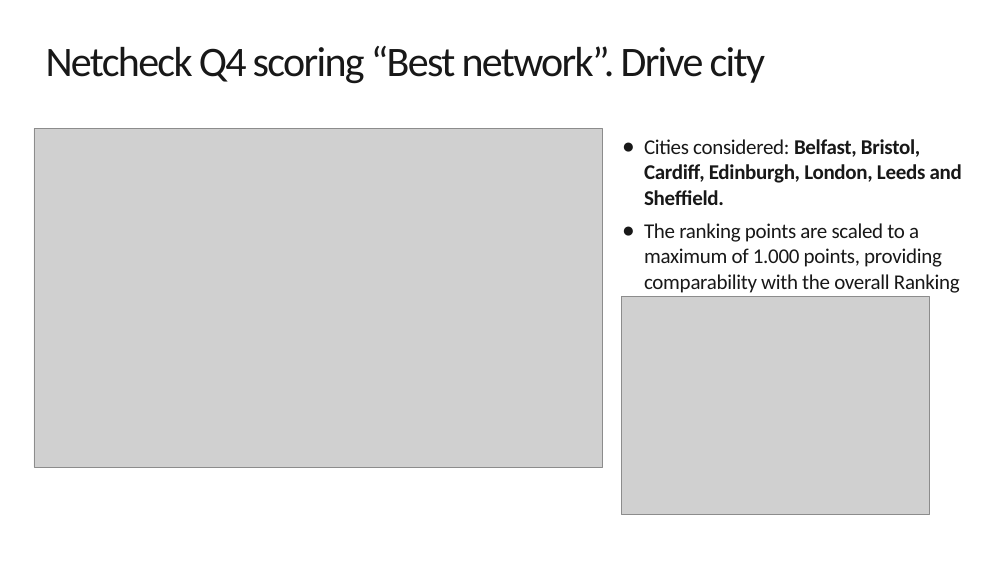
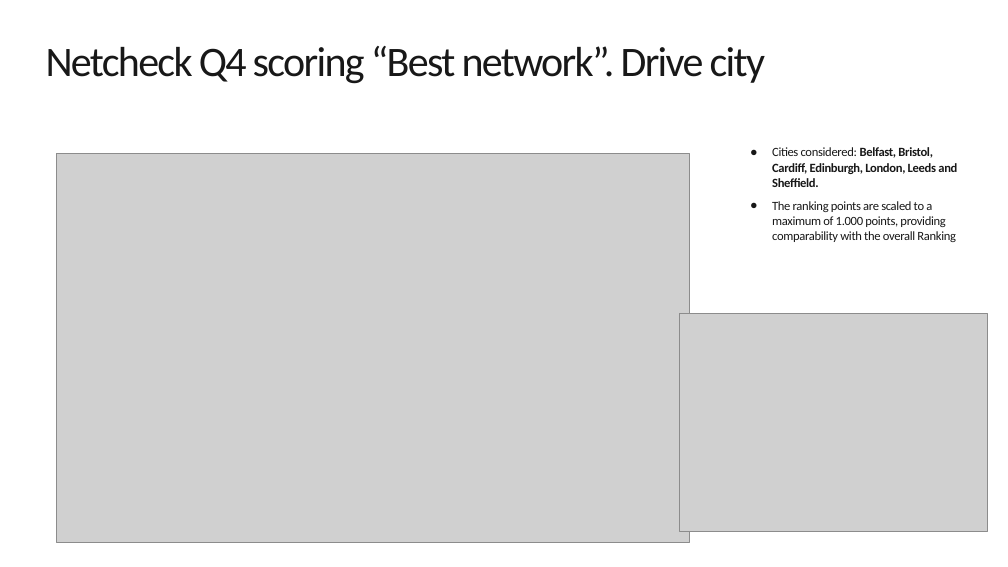
Before and after one commit to jaimetur/DashboardAnalytic, a slide deck: slide 3 of assets/templates/Template_CDR_NSA_analysis.pptx. Drawn at 1008x567 pixels with LibreOffice and Linux fonts; fonts in the diff are those of the drawing; grey boxes stand for pictures; background and template pictures are left out. Boxes give left, top, right and bottom in pixels: in the first picture for what was removed or moved away, otherwise in the second. Text is boxed around its words. In the diff, an @@ line names an element or a change of style, - is before the commit and + after.

```diff
--- a/assets/templates/Template_CDR_NSA_analysis.pptx
+++ b/assets/templates/Template_CDR_NSA_analysis.pptx
@@ text "Cities considered: Belfast, Bristol, Cardiff, ...": place and size @@
-text "Cities considered: Belfast, Bristol, Cardiff, ..." at <box>644,139,962,293</box>
+text "Cities considered: Belfast, Bristol, Cardiff, ..." at <box>772,147,957,242</box>
@@ text "Cities considered: Belfast, Bristol, Cardiff, ..." at <box>772,147,957,242</box>: size 20 to 12 pt @@
@@ picture: place and size @@
-picture at <box>34,129,603,467</box>
+picture at <box>57,154,690,542</box>
@@ picture: place and size @@
-picture at <box>622,296,929,515</box>
+picture at <box>680,314,988,532</box>
```
Also in this commit, not shown: 15 other slides changed.
